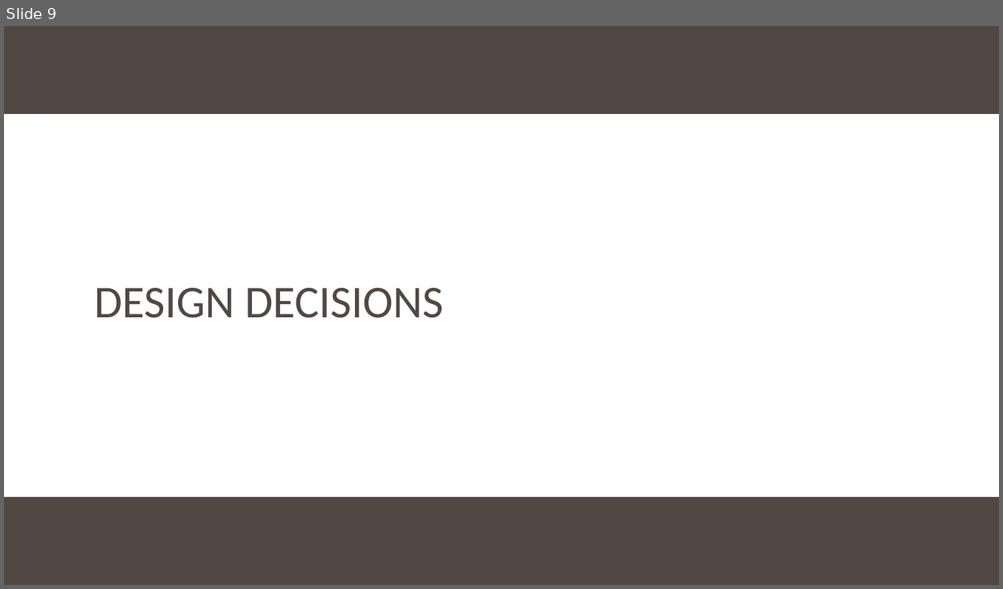
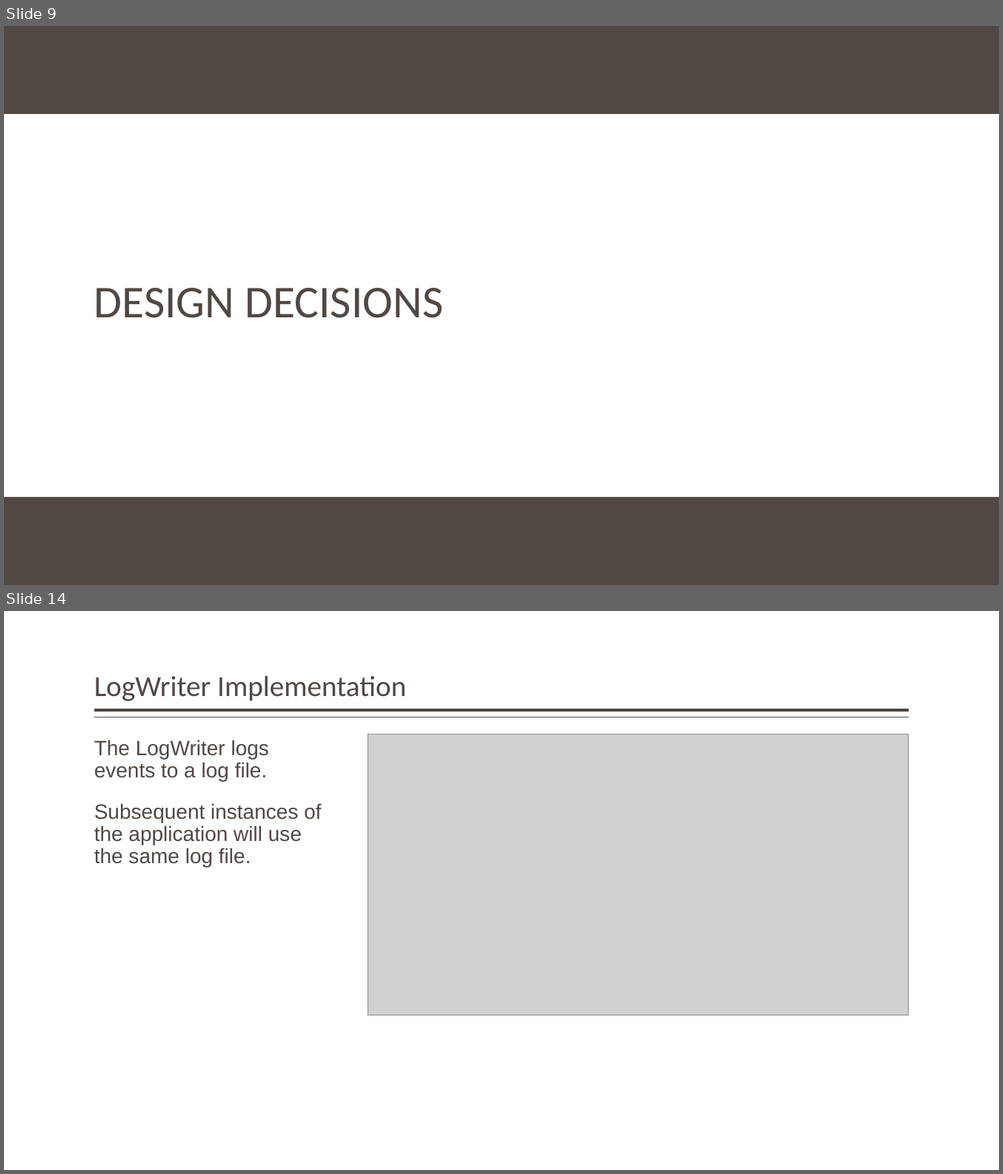
Before and after one commit to StateControlled/SE450_Final_Project, a slide deck: Final Project.pptx. Shown one above the other, each under a label of ours: slide 9 before the commit, slides 9 and 14 after it; the slides between them are not shown. The pictures are 1003x589 and 1003x1174 pixels, drawn with LibreOffice and Linux fonts; fonts in the diff are those of the drawing; grey boxes stand for pictures; background and template pictures are left out. Boxes give left, top, right and bottom in pixels: in the first picture for what was removed or moved away, otherwise in the second. Text is boxed around its words. In the diff, an @@ line names an element or a change of style, - is before the commit and + after.

```diff
--- a/Final Project.pptx
+++ b/Final Project.pptx
@@ slide 14 added at box(4, 611, 999, 1170), background #FFFFFF @@
@@ title added at box(94, 675, 406, 701), 28 pt, text #514843 @@
+LogWriter Implementation
@@ line added from (909, 710) to (94, 710), #514843 3 pt @@
@@ line added from (909, 718) to (94, 718), #514843 1 pt @@
@@ text added at box(94, 740, 321, 867), 20 pt, text #514843 @@
+The LogWriter logs events to a log file.
+Subsequent instances of the application will use the same log file.
@@ picture added at box(368, 734, 908, 1015) @@
```
Also in this commit, not shown: 5 other slides added, 5 slides removed, 19 other files.
